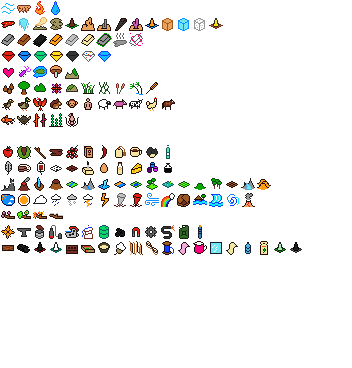
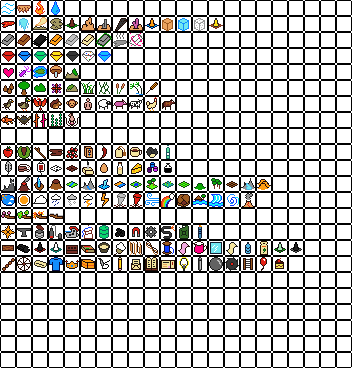
The second 352×368 image is a revision of the first. Changes to its layers:
painted on "Elements" over (x1=2, y1=257, x2=284, y2=271)
showed "BG" over (x1=0, y1=0, x2=352, y2=368)
